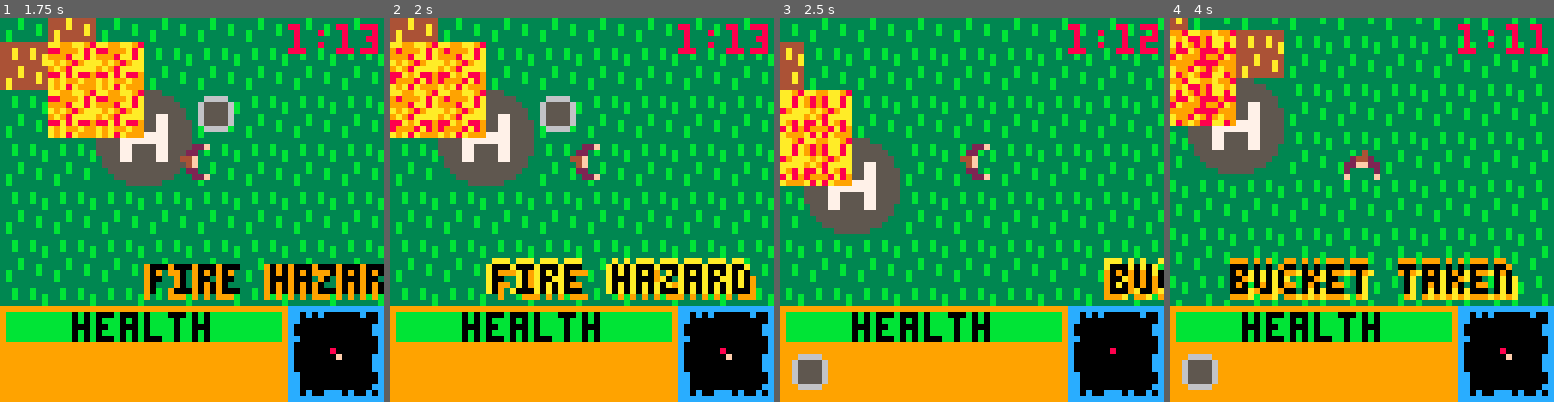
Above: before the commit, frames 1-4 (left to right).
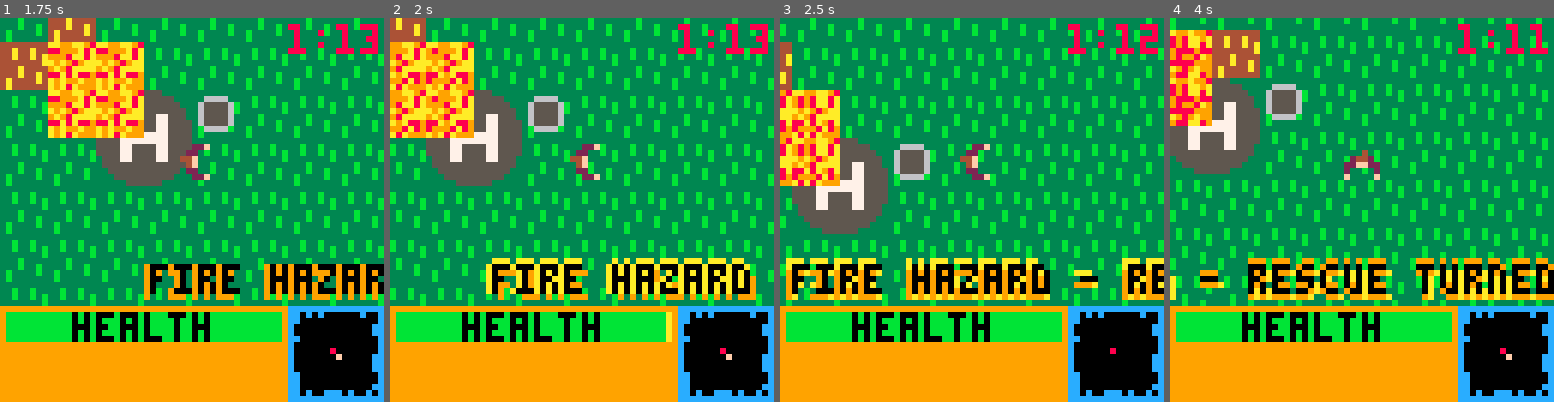
Above: after the commit, the same moments.

Repository: notCalle/pico-8-carts
Game: PICO-8 cartridge wildfire.p8
Two runs of this game, one before a commit and one after it. Both use one fixed random seed, a clock stepped at 60 frames per second and the inputs below.
Inputs:
- Up to frame 1 (1.75 s): tap X (X key) at 0.33, 1.07 s; tap O (Z key) at 0.7, 1.7 s; hold Right from 1.6 s (still down)
- Up to frame 2 (2 s): keep holding Right; tap X (X key) at 1.85 s
- Up to frame 3 (2.5 s): release Right at 2.1 s; tap O (Z key) at 2.1 s; hold Up 2.15-2.42 s; hold Right from 2.47 s (still down)
- Up to frame 4 (4 s): tap O (Z key) every 0.4 s from 2.5 to 3.7 s; tap X (X key) at 2.97 s; release Right at 3.03 s; hold Left 3.08-3.58 s; hold Down 3.63-3.97 s

Frame 1 is identical in both runs. In frame 2, 26% of the frame differs, in the area x 0-100%, y 0-85%; in frame 3, 34%; in frame 4, 36%, in the area x 0-100%, y 0-97%.

Commit message:
Add endurance<health stat

Diff:
--- a/wildfire.p8
+++ b/wildfire.p8
@@ -174,11 +174,38 @@
 	hd_x=1,
 	hd_y=0,
 	ht=max_ht,
+	en=max_ht,
 	bkt=0,
 	n_bkt=0
 	}
 
-function move_player()
+function hurt_player(dmg)
+	play.ht=max(0,play.ht-dmg)
+	play.en=min(play.en,play.ht)
+	if play.ht==0 then
+		next_state=gameover_state
+	end
+end
+
+function tire_player(pow)
+	local en=play.en-max(pow-1,0)
+	play.en=max(0,en)
+	if en<0 then
+		hurt_player(en/-20)
+	end
+end
+
+function heal_player(rate)
+	local ht=(1+play.ht)*(1+rate)
+	play.ht=min(ht,max_ht)
+end
+
+function rest_player(rate)
+	local en=(1+play.en)*(1+rate)
+	play.en=min(en,play.ht)
+end
+
+function move_player(spd)
 	local mov_x=0
 	local mov_y=0
 
@@ -189,11 +216,15 @@
 	if mov_x~=0 or mov_y~=0 then
 		play.hd_x=mov_x
 		play.hd_y=mov_y
-	end
-	play.dx=mov_x
-	play.dy=mov_y
-	play.x=mid(0,play.x+mov_x,504)
-	play.y=mid(0,play.y+mov_y,504)
+		tire_player(spd)
+		if(play.en<max_ht/4) spd/=2
+	else
+		rest_player(0.01)
+	end
+	play.dx=mov_x*spd
+	play.dy=mov_y*spd
+	play.x=mid(0,play.x+play.dx,504)
+	play.y=mid(0,play.y+play.dy,504)
 end
 
 function collide_player()
@@ -204,15 +235,13 @@
 		local map_x=(play.x+d_x)/8
 		for d_y=0,7,7 do
 			local map_y=(play.y+d_y)/8
-			local	iflag=fget(iget(map_x,map_y))
-			local	mflag=fget(mget(map_x,map_y))
+			local iflag=fget(iget(map_x,map_y))
+			local mflag=fget(mget(map_x,map_y))
 			iflags=bor(iflags,iflag)
 			mflags=bor(mflags,mflag)
 
 			if fl_tst(fl_m.fire,iflag) then
-				play.ht-=1
-			else
-				play.ht=min(play.ht*1.0001,max_ht)
+				hurt_player(1)
 			end
 
 			if fl_tst(fl_m.item,iflag) then
@@ -229,7 +258,7 @@
 
 	if fl_tst(fl_m.water,mflags) then
 		play.bkt=min(play.n_bkt,play.bkt+1)
-		play.ht=min(play.ht*1.01,max_ht)
+		heal_player(0.001)
 	end
 
 	if fl_tst(fl_m.block,aflags) then
@@ -238,13 +267,15 @@
 	end
 end
 
-function use_bucket()
+function use_bucket(pow)
 	if(play.bkt<1) return
-
-	for x=-1,1 do
-		local mx=(play.x+4*x)/8+play.hd_x
-		for y=-1,1 do
-			local my=(play.y+4*y)/8+play.hd_y
+	tire_player(pow*20)
+	if(play.en<=25) pow/=2
+
+	for x=-1,8,3 do
+		local mx=(play.x+x)/8+play.hd_x*(pow+1)
+		for y=-1,8,3 do
+			local my=(play.y+y)/8+play.hd_y*(pow+1)
 			if iget(mx,my)==0 then
 				iset(mx,my,12)
 			end
@@ -257,12 +288,11 @@
 end
 
 function update_player()
-	move_player()
+	local pow=1
+	if(btn(5)) pow*=2
+	move_player(pow)
 	collide_player()
-	if(btnp(4)) use_bucket()
-	if play.ht<=0 then
-		next_state=gameover_state
-	end
+	if(btnp(4)) use_bucket(pow)
 end
 
 function clr_fire(x,y,sp)
@@ -416,10 +446,10 @@
 	rectfill(0,0,64,16,9)
 
 	ht_px=flr(46*play.ht/max_ht)
-	rectfill(1,1,46,5,11)
-	if ht_px<46 then
-		rectfill(ht_px,1,46,5,8)
-	end
+	en_px=flr(46*play.en/max_ht)
+	rectfill(1,1,46,5,8)
+	if(ht_px>0)rectfill(1,1,ht_px,5,10)
+	if(en_px>0)rectfill(1,1,en_px,5,11)
 	print("health",12,1,0)
 
 	if play.n_bkt>0 then
